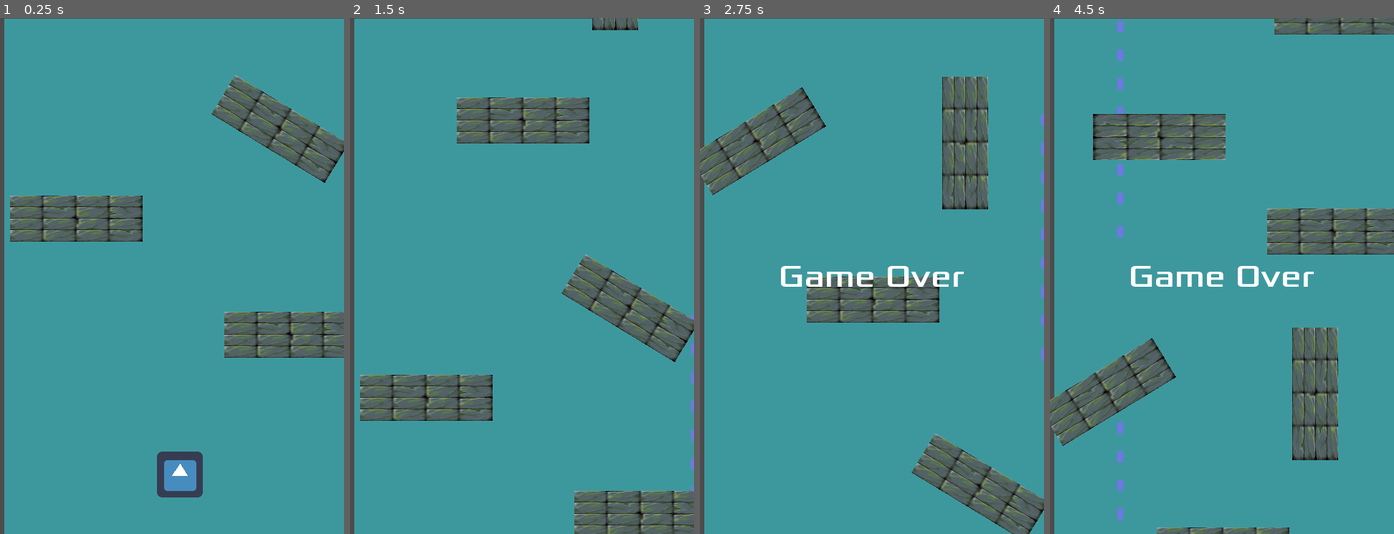
Above: before the commit, frames 1-4 (left to right).
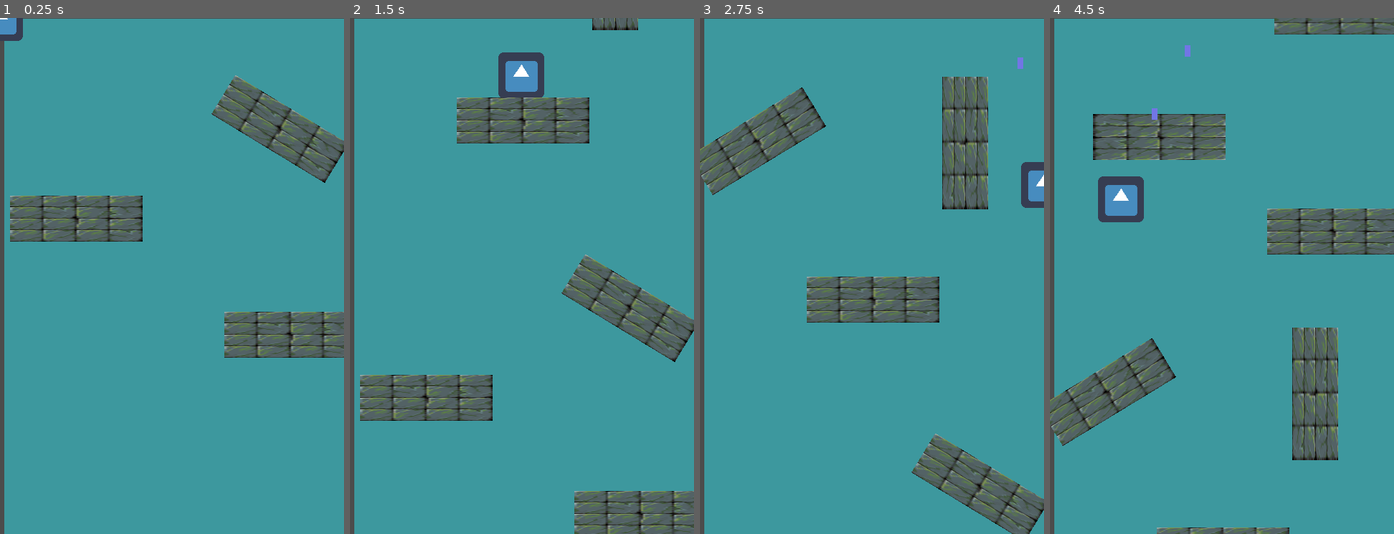
Above: after the commit, the same moments.

Repository: Harrison-Winters/Jet-Pack-Escape
Game: Godot game, scene res://Stage1.tscn
Two runs of this game, one before a commit and one after it. Both use one fixed random seed, a clock stepped at 60 frames per second and the inputs below. The engine's default icon, where the game draws it, is replaced by a stand-in: a white triangle on a blue panel in a dark square.
Inputs:
- Up to frame 1 (0.25 s): no input
- Up to frame 2 (1.5 s): hold Right (ui_right) 0.53-1.28 s; hold Z (shoot) 0.53-1.28 s; hold Down (ui_down) from 1.28 s (still down); tap Z (shoot) at 1.35 s
- Up to frame 3 (2.75 s): release Down (ui_down) at 2.03 s; hold Right (ui_right) from 2.03 s (still down); hold Z (shoot) from 2.03 s (still down)
- Up to frame 4 (4.5 s): release Right (ui_right) at 2.78 s; release Z (shoot) at 2.78 s; hold Up (ui_up) 2.78-3.53 s; tap Z (shoot) at 2.85, 4.35 s; hold Z (shoot) 3.53-4.28 s; hold Left (ui_left) from 3.53 s (still down)

The runs differ from the first frame. In frame 1, 1.4% of the frame differs, in the area x 0-59%, y 0-93%; in frame 2, 1.3%; in frame 3, 1.6%; in frame 4, 2.4%, in the area x 13-77%, y 0-98%.

Commit message:
Player shooting improvements

Diff:
--- a/Jetpack Escape/Player.tscn
+++ b/Jetpack Escape/Player.tscn
@@ -3,24 +3,24 @@
 [ext_resource path="res://PlayerCollisionObject.gd" type="Script" id=1]
 [ext_resource path="res://icon.png" type="Texture" id=2]
 
-[sub_resource type="RectangleShape2D" id=2]
-extents = Vector2( 29, 29 )
+[sub_resource type="CircleShape2D" id=1]
+radius = 21.0
 
 [node name="PlayerCollisionObject" type="KinematicBody2D"]
-position = Vector2( 254, 638 )
 collision/safe_margin = 3.0
 script = ExtResource( 1 )
 
+[node name="CollisionShape2D" type="CollisionShape2D" parent="."]
+shape = SubResource( 1 )
+
 [node name="Player" type="Sprite" parent="."]
-position = Vector2( -3, -1 )
 texture = ExtResource( 2 )
-
-[node name="CollisionShape2D" type="CollisionShape2D" parent="."]
-position = Vector2( -4, 0 )
-shape = SubResource( 2 )
 
 [node name="PlayerShotTimer" type="Timer" parent="."]
 wait_time = 0.1
 one_shot = true
 
+[node name="PlayerShootPosition" type="Position2D" parent="."]
+position = Vector2( 0, -32 )
+
 [connection signal="timeout" from="PlayerShotTimer" to="." method="_on_PlayerShotTimer_timeout"]
--- a/Jetpack Escape/PlayerCollisionObject.gd
+++ b/Jetpack Escape/PlayerCollisionObject.gd
@@ -33,7 +33,8 @@
 	if (Input.is_action_pressed("shoot") and can_shoot == true):
 		var resource = load("res://player_bullet.tscn")
 		var bullet = resource.instance()
-		add_child(bullet)
+		owner.add_child(bullet)
+		bullet.transform = $PlayerShootPosition.global_transform
 		can_shoot = false
 		$PlayerShotTimer.start()
 	position.x = clamp(position.x, 0, screen_size.x)
--- a/Jetpack Escape/enemy.gd
+++ b/Jetpack Escape/enemy.gd
@@ -17,4 +17,4 @@
 func _on_ShotTimer_timeout():
 	var resource = load("res://enemy_bullet.tscn")
 	var bullet = resource.instance()
-	add_child(bullet)
+	owner.add_child(bullet)
--- a/Jetpack Escape/enemy_test.tscn
+++ b/Jetpack Escape/enemy_test.tscn
@@ -1,9 +1,13 @@
-[gd_scene load_steps=2 format=2]
+[gd_scene load_steps=3 format=2]
 
 [ext_resource path="res://enemy.tscn" type="PackedScene" id=1]
+[ext_resource path="res://Player.tscn" type="PackedScene" id=2]
 
 [node name="enemy_test" type="Node2D"]
 
 [node name="enemy" parent="." instance=ExtResource( 1 )]
 position = Vector2( 235, 119 )
 gravity_scale = 0.0
+
+[node name="PlayerCollisionObject" parent="." instance=ExtResource( 2 )]
+position = Vector2( 235, 663 )
--- a/Jetpack Escape/player_bullet.gd
+++ b/Jetpack Escape/player_bullet.gd
@@ -3,7 +3,7 @@
 
 # Declare member variables here. Examples:
 var angular_speed = PI
-var speed = 400.0
+var speed = 750.0
 var angle = 0
 
 
@@ -13,9 +13,13 @@
 
 
 # Called every frame. 'delta' is the elapsed time since the previous frame.
-func _process(delta):
+func _physics_process(delta):
 	var velocity = Vector2.UP.rotated(angle) * speed
 	position += velocity * delta
+
+#TODO destroy bullet on collision with enemy/obstacle
+func _on_PlayerBullet_body_entered(body):
+	queue_free()
 
 #destroys bullet once it exits the screen
 func _on_VisibilityNotifier2D_screen_exited():
